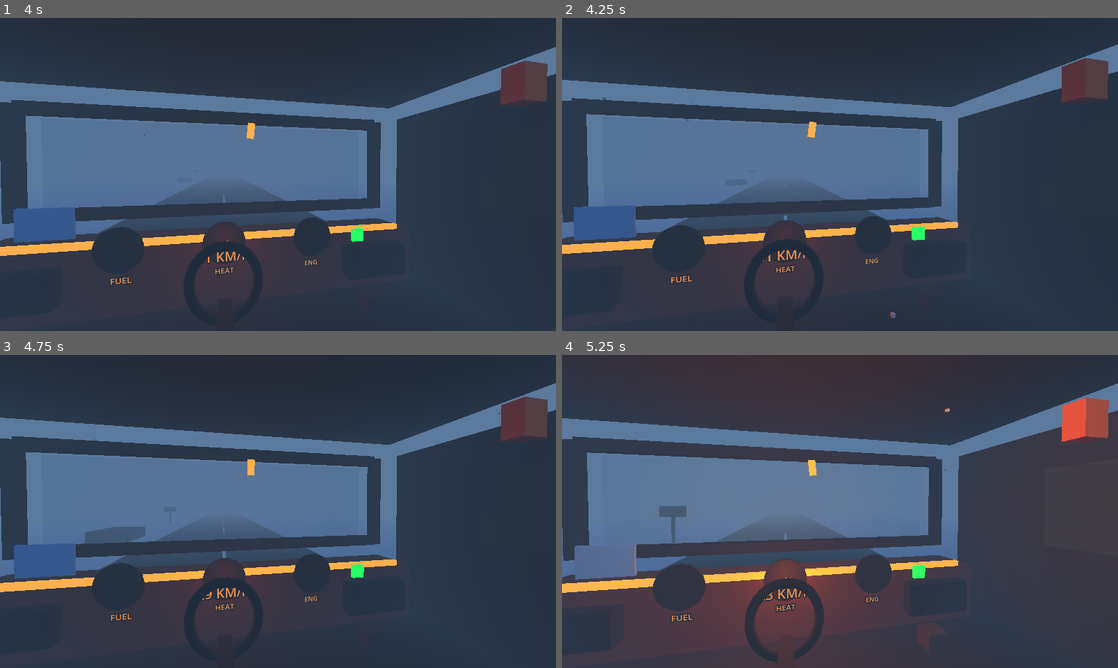
Above: before the commit, frames 1-4 (two rows, left to right).
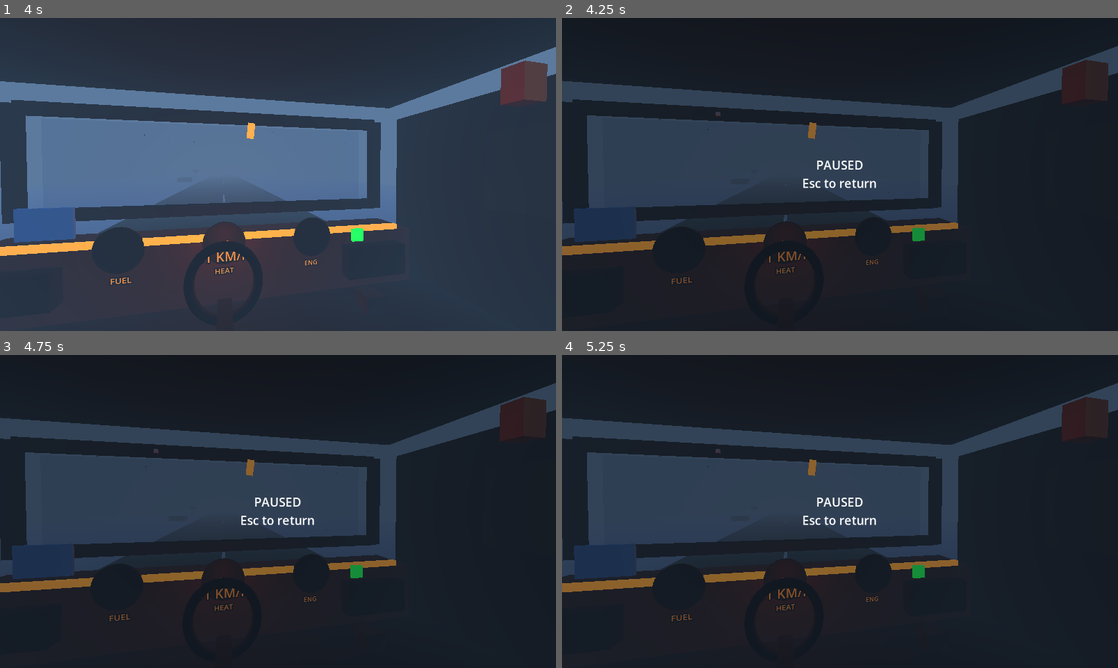
Above: after the commit, the same moments.

Repository: simonovic86/frozen-highway
Game: Godot game, scene res://scenes/Main.tscn
Same seed, same stepped clock (60 frames per second), same inputs: the game is played once before the commit and once after it.
Inputs (mouse positions are in pixels of both pictures, inside the frame that each line leads up to):
- Up to frame 1 (4 s): tap Enter at 0.5 s; move the mouse to (305, 174) at 0.52 s; hold H (heater_toggle) 0.53-1.28 s; hold W (throttle_up) from 0.53 s (still down); move the mouse to (250, 174) at 1.27 s; tap E (interact) at 1.35 s; move the mouse to (289, 168) at 2.02 s; hold L (lights_toggle) 2.03-2.78 s; move the mouse to (272, 180) at 2.77 s; tap R (radio_toggle) at 2.85 s; move the mouse to (316, 177) at 3.52 s; hold H (heater_toggle) from 3.53 s (still down)
- Up to frame 2 (4.25 s): keep holding W (throttle_up); keep holding H (heater_toggle); tap Escape (release_mouse) at 4.15 s
- Up to frame 3 (4.75 s): move the mouse to (111, 464) at 4.27 s; release W (throttle_up) at 4.28 s; release H (heater_toggle) at 4.28 s; hold S (throttle_down) from 4.28 s (still down); tap E (interact) at 4.35 s
- Up to frame 4 (5.25 s): keep holding S (throttle_down); move the mouse to (867, 511) at 5.02 s; hold L (lights_toggle) from 5.03 s (still down)

Frame 1 is identical in both runs. In frame 2, 99% of the frame differs, in the area x 0-100%, y 0-100%; in frame 3, 99%; in frame 4, 100%.

Commit message:
Add pause and cabin audio

Diff:
--- /dev/null
+++ b/scripts/AudioSystem.gd
@@ -0,0 +1,120 @@
+class_name AudioSystem
+extends Node
+
+const MIX_RATE := 22050.0
+const TWO_PI := PI * 2.0
+
+var resource_state: Node
+var radio_system: Node
+var truck_controller: Node
+
+var engine_player: AudioStreamPlayer
+var wind_player: AudioStreamPlayer
+var radio_player: AudioStreamPlayer
+
+var engine_playback: AudioStreamGeneratorPlayback
+var wind_playback: AudioStreamGeneratorPlayback
+var radio_playback: AudioStreamGeneratorPlayback
+
+var engine_phase := 0.0
+var wind_phase := 0.0
+var radio_noise := 0.37
+
+var speed := 20.0
+var storm_intensity := 0.0
+var radio_on := true
+
+func setup(new_resource_state: Node, new_radio_system: Node, new_truck_controller: Node, event_manager: Node) -> void:
+	resource_state = new_resource_state
+	radio_system = new_radio_system
+	truck_controller = new_truck_controller
+
+	_build_players()
+
+	if truck_controller != null:
+		truck_controller.speed_changed.connect(_on_speed_changed)
+	if radio_system != null:
+		radio_system.radio_state_changed.connect(_on_radio_state_changed)
+		radio_on = radio_system.is_on
+	if event_manager != null:
+		event_manager.event_started.connect(_on_event_started)
+
+func _process(_delta: float) -> void:
+	if resource_state != null:
+		storm_intensity = resource_state.storm_intensity
+	_fill_engine()
+	_fill_wind()
+	_fill_radio()
+
+func _build_players() -> void:
+	engine_player = _make_generator_player("EngineRumble", -17.0)
+	wind_player = _make_generator_player("WindHiss", -24.0)
+	radio_player = _make_generator_player("RadioStatic", -22.0)
+
+	engine_playback = engine_player.get_stream_playback() as AudioStreamGeneratorPlayback
+	wind_playback = wind_player.get_stream_playback() as AudioStreamGeneratorPlayback
+	radio_playback = radio_player.get_stream_playback() as AudioStreamGeneratorPlayback
+
+func _make_generator_player(player_name: String, volume_db: float) -> AudioStreamPlayer:
+	var stream := AudioStreamGenerator.new()
+	stream.mix_rate = MIX_RATE
+	stream.buffer_length = 0.18
+
+	var player := AudioStreamPlayer.new()
+	player.name = player_name
+	player.stream = stream
+	player.volume_db = volume_db
+	add_child(player)
+	player.play()
+	return player
+
+func _fill_engine() -> void:
+	if engine_playback == null:
+		return
+
+	var target_frequency := lerpf(34.0, 58.0, clampf(speed / 32.0, 0.0, 1.0))
+	var amplitude := lerpf(0.08, 0.16, clampf(speed / 32.0, 0.0, 1.0))
+	for i in engine_playback.get_frames_available():
+		var low := sin(engine_phase) * amplitude
+		var mid := sin(engine_phase * 2.03) * amplitude * 0.35
+		var sample := low + mid
+		engine_phase = fmod(engine_phase + TWO_PI * target_frequency / MIX_RATE, TWO_PI)
+		engine_playback.push_frame(Vector2(sample, sample))
+
+func _fill_wind() -> void:
+	if wind_playback == null:
+		return
+
+	var wind_level := lerpf(0.025, 0.11, storm_intensity)
+	var wobble_rate := lerpf(0.7, 1.6, storm_intensity)
+	for i in wind_playback.get_frames_available():
+		var noise := _next_noise()
+		var wobble := (sin(wind_phase) + 1.0) * 0.5
+		var sample := noise * wind_level * lerpf(0.35, 1.0, wobble)
+		wind_phase = fmod(wind_phase + TWO_PI * wobble_rate / MIX_RATE, TWO_PI)
+		wind_playback.push_frame(Vector2(sample, sample))
+
+func _fill_radio() -> void:
+	if radio_playback == null:
+		return
+
+	var amplitude := 0.055 if radio_on else 0.0
+	for i in radio_playback.get_frames_available():
+		var sample := _next_noise() * amplitude
+		radio_playback.push_frame(Vector2(sample, sample))
+
+func _next_noise() -> float:
+	radio_noise = fmod(radio_noise * 12.9898 + 78.233, 1.0)
+	return radio_noise * 2.0 - 1.0
+
+func _on_speed_changed(new_speed: float) -> void:
+	speed = new_speed
+
+func _on_radio_state_changed(is_on: bool) -> void:
+	radio_on = is_on
+
+func _on_event_started(kind: String) -> void:
+	if kind == "snowstorm" and wind_player != null:
+		wind_player.volume_db = -18.0
+	elif wind_player != null:
+		wind_player.volume_db = -24.0
--- a/scripts/Main.gd
+++ b/scripts/Main.gd
@@ -4,6 +4,7 @@
 const TruckControllerScript := preload("res://scripts/TruckController.gd")
 const RadioSystemScript := preload("res://scripts/RadioSystem.gd")
 const EventManagerScript := preload("res://scripts/EventManager.gd")
+const AudioSystemScript := preload("res://scripts/AudioSystem.gd")
 
 @onready var cabin := $Cabin
 @onready var road := $Road
@@ -13,33 +14,50 @@
 var truck_controller: Node
 var radio_system: Node
 var event_manager: Node
+var audio_system: Node
+var pause_overlay: CanvasLayer
+var pause_label: Label
 
 func _ready() -> void:
+	process_mode = Node.PROCESS_MODE_ALWAYS
+	cabin.process_mode = Node.PROCESS_MODE_PAUSABLE
+	road.process_mode = Node.PROCESS_MODE_PAUSABLE
 	_ensure_input_actions()
 	_setup_environment()
+	_build_pause_overlay()
 
 	resource_state = ResourceStateScript.new()
 	truck_controller = TruckControllerScript.new()
 	radio_system = RadioSystemScript.new()
 	event_manager = EventManagerScript.new()
+	audio_system = AudioSystemScript.new()
+	resource_state.process_mode = Node.PROCESS_MODE_PAUSABLE
+	truck_controller.process_mode = Node.PROCESS_MODE_PAUSABLE
+	radio_system.process_mode = Node.PROCESS_MODE_PAUSABLE
+	event_manager.process_mode = Node.PROCESS_MODE_PAUSABLE
+	audio_system.process_mode = Node.PROCESS_MODE_PAUSABLE
 
 	add_child(resource_state)
 	add_child(truck_controller)
 	add_child(radio_system)
 	add_child(event_manager)
+	add_child(audio_system)
 
 	truck_controller.resource_state = resource_state
 	truck_controller.speed_changed.connect(road.set_drive_speed)
 
 	cabin.setup(resource_state, radio_system, truck_controller, event_manager)
 	event_manager.setup(resource_state, radio_system, road, cabin)
+	audio_system.setup(resource_state, radio_system, truck_controller, event_manager)
 
 	Input.set_mouse_mode(Input.MOUSE_MODE_CAPTURED)
 
 func _unhandled_input(event: InputEvent) -> void:
 	if event.is_action_pressed("release_mouse"):
-		var captured := Input.get_mouse_mode() == Input.MOUSE_MODE_CAPTURED
-		Input.set_mouse_mode(Input.MOUSE_MODE_VISIBLE if captured else Input.MOUSE_MODE_CAPTURED)
+		_set_paused(not get_tree().paused)
+		get_viewport().set_input_as_handled()
+	if get_tree().paused:
+		return
 	if event.is_action_pressed("radio_toggle") and radio_system != null:
 		radio_system.toggle_radio()
 	if event.is_action_pressed("heater_toggle") and resource_state != null:
@@ -66,6 +84,37 @@
 	cold_moon.rotation_degrees = Vector3(-45.0, 20.0, 0.0)
 	add_child(cold_moon)
 
+func _build_pause_overlay() -> void:
+	pause_overlay = CanvasLayer.new()
+	pause_overlay.name = "PauseOverlay"
+	pause_overlay.visible = false
+	add_child(pause_overlay)
+
+	var panel := ColorRect.new()
+	panel.name = "PauseScrim"
+	panel.color = Color(0.0, 0.0, 0.0, 0.45)
+	panel.anchor_right = 1.0
+	panel.anchor_bottom = 1.0
+	pause_overlay.add_child(panel)
+
+	pause_label = Label.new()
+	pause_label.name = "PauseLabel"
+	pause_label.text = "PAUSED\nEsc to return"
+	pause_label.horizontal_alignment = HORIZONTAL_ALIGNMENT_CENTER
+	pause_label.vertical_alignment = VERTICAL_ALIGNMENT_CENTER
+	pause_label.anchor_left = 0.38
+	pause_label.anchor_right = 0.62
+	pause_label.anchor_top = 0.42
+	pause_label.anchor_bottom = 0.58
+	pause_label.add_theme_font_size_override("font_size", 28)
+	pause_overlay.add_child(pause_label)
+
+func _set_paused(enabled: bool) -> void:
+	get_tree().paused = enabled
+	if pause_overlay != null:
+		pause_overlay.visible = enabled
+	Input.set_mouse_mode(Input.MOUSE_MODE_VISIBLE if enabled else Input.MOUSE_MODE_CAPTURED)
+
 func _ensure_input_actions() -> void:
 	_add_key_action("interact", KEY_E)
 	_add_key_action("radio_toggle", KEY_R)
Not shown, changed: DESIGN.md
Not shown, changed: README.md
Not shown, changed: TASKS.md
